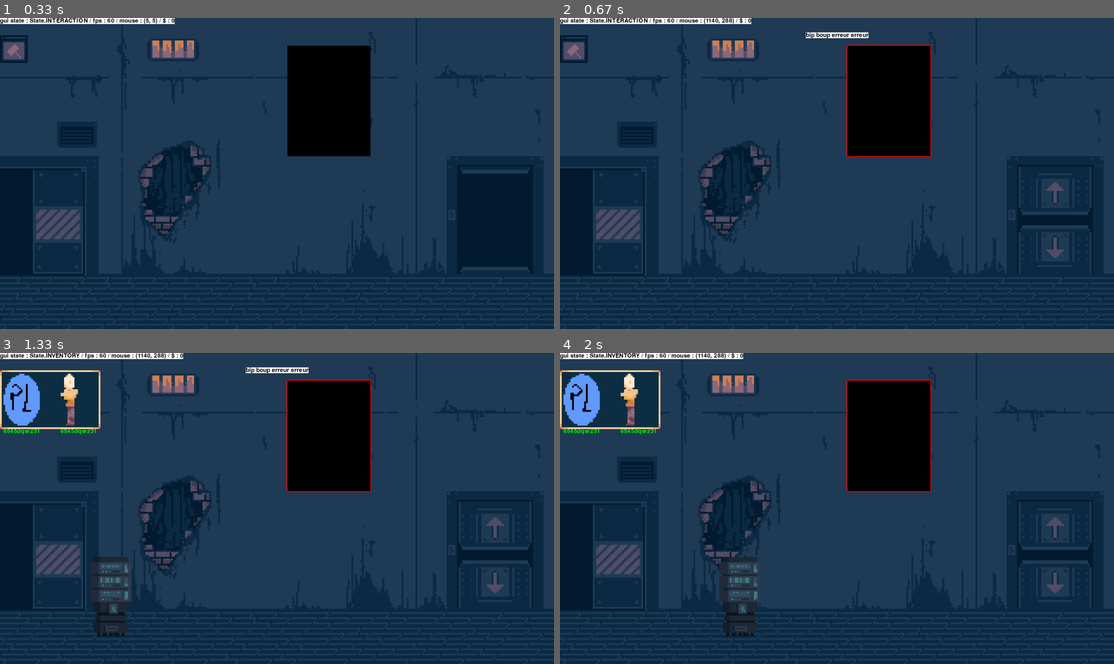
Above: before the commit, frames 1-4 (two rows, left to right).
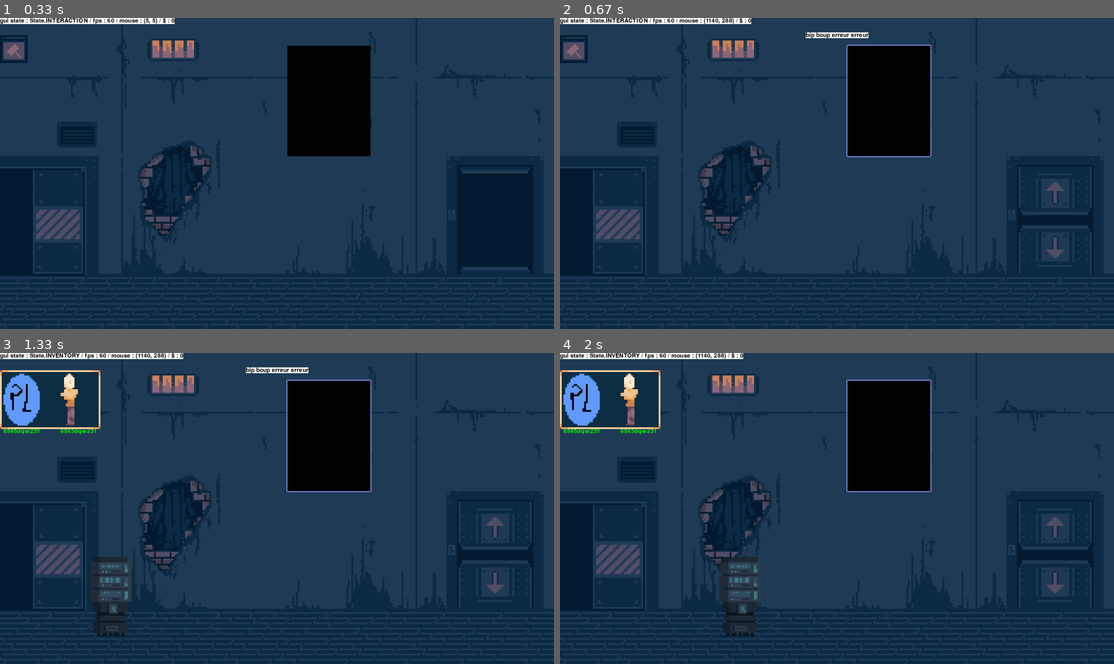
Above: after the commit, the same moments.

Repository: PouchyCorp/TrophNSI
Game: pygame game, started from sources/main.py
Same seed, same stepped clock (60 frames per second), same inputs: the game is played once before the commit and once after it.
Inputs (mouse positions are in pixels of both pictures, inside the frame that each line leads up to):
- Up to frame 1 (0.33 s): no input
- Up to frame 2 (0.67 s): click (886, 101) at 0.38 s
- Up to frame 3 (1.33 s): hold Up 0.67-1.13 s; tap Space at 0.73, 1.03, 1.23 s; tap B at 0.82 s; hold Down from 1.17 s (still down)
- Up to frame 4 (2 s): release Down at 1.47 s; hold Up 1.5-1.87 s; tap Space at 1.57, 1.97 s; hold Down from 1.9 s (still down)

Frame 1 is identical in both runs. In frame 2, 0.3% of the frame differs, in the area x 51-68%, y 8-45%; in frame 3, 0.3%; in frame 4, 0.3%.

Commit message:
Update main.py

Diff:
--- a/sources/main.py
+++ b/sources/main.py
@@ -189,7 +189,7 @@
         #placeable iter
         for placeable in current_room.placed:
             if placeable.rect.collidepoint(mouse_pos.xy):
-                color = (150, 150, 255) if not gui_state != State.DESTRUCTION else (255, 0, 0)
+                color = (150, 150, 255) if gui_state != State.DESTRUCTION else (255, 0, 0)
 
                 if type(placeable) in [subplaceable.Door_up, subplaceable.Door_down] and placeable.anim_close.is_finished():
                     placeable.anim = placeable.anim_open
